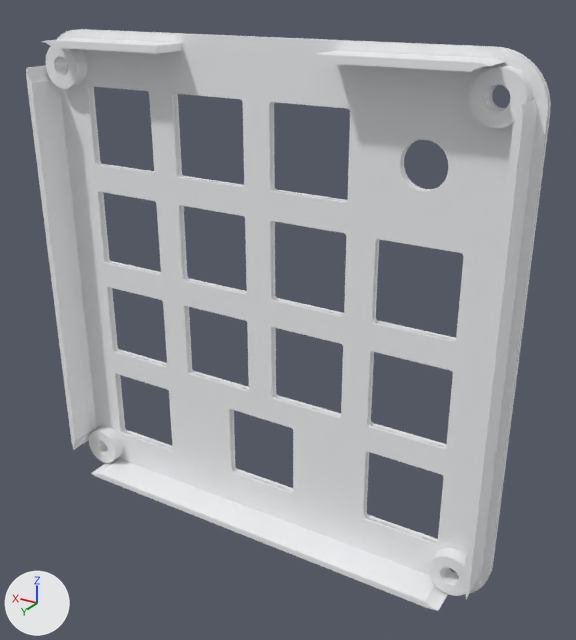
Renders of the glTF model exports/preview-plate.glb from each side of a commit.
Both versions are drawn from a 50 mm camera at (-70.5, 79.7, 53.4) aimed at (-5.6, -28.5, -0.7). Every picture has the same lights, and +X, +Y and +Z are marked at lower left. The picture after the commit comes second. Vertices at exactly the same position are counted once.

In view in the first picture: 'plate'.
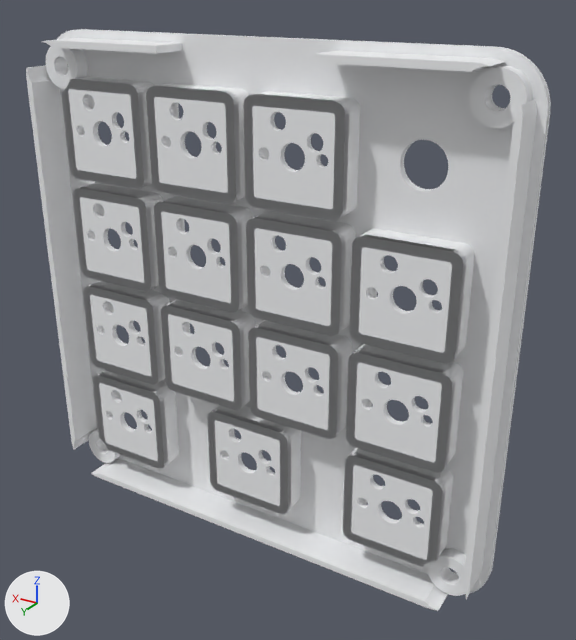
What differs and where, as boxes (x1, y1, x2, y2) in the pictures (576 x 640 px):
part 1 of me_plate, added: after (62, 77, 474, 567)

Edits to the bpy script that builds the scene:
```text
Change me_plate:
    used by ob_plate; location = (0.0, 0.0, 0.0)
    remove me_plate.from_pydata(...)  # 5144 vertices, 10412 faces; spans x -45.0..45.0, y -29.5..-21.5, z -45.0..45.0
    add me_plate.from_pydata(...)  # 17166 vertices, 35900 faces; spans x -45.0..45.0, y -29.5..-21.5, z -45.0..45.0
    me_plate part 1: 12022 vertices added at x -37.2..37.2, y -28.2..-23.3, z -37.2..37.2
```
